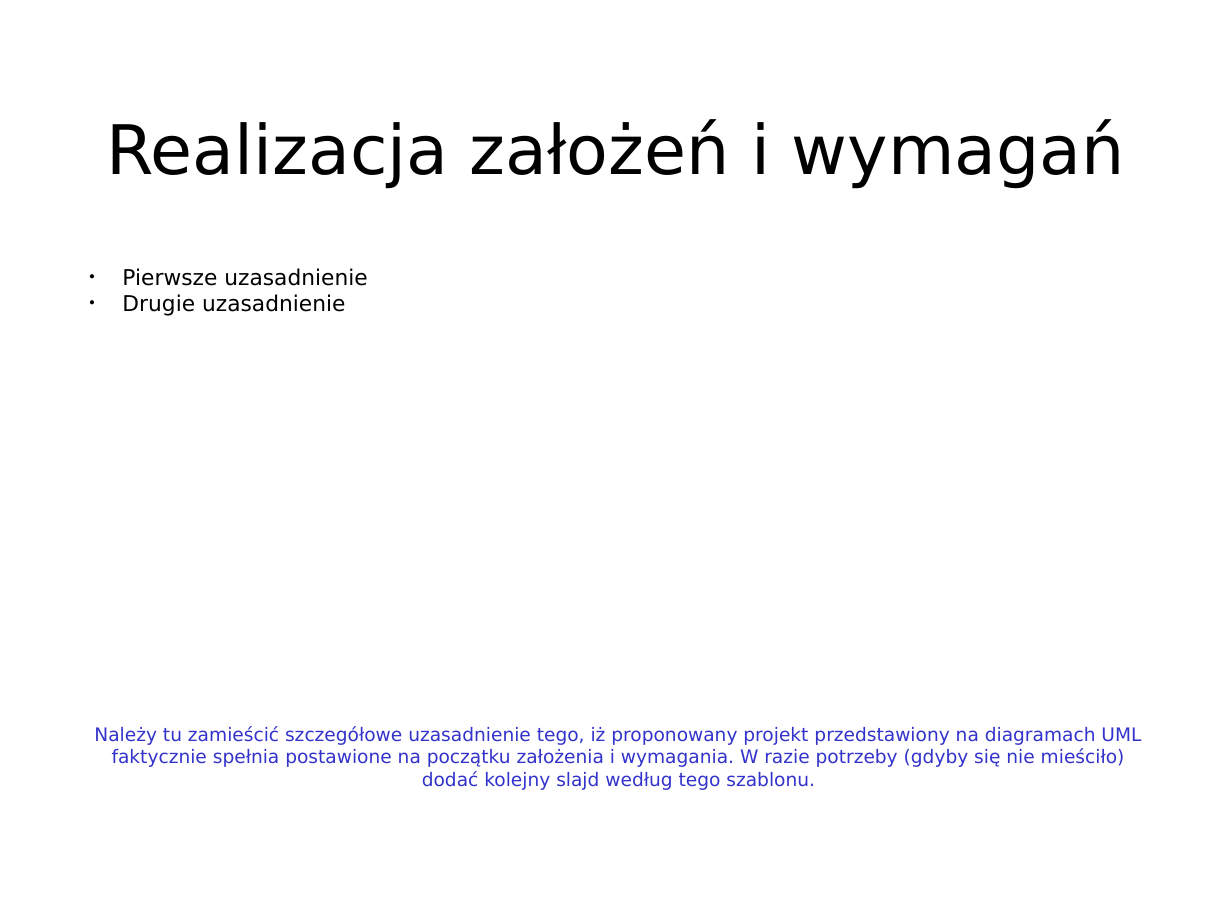
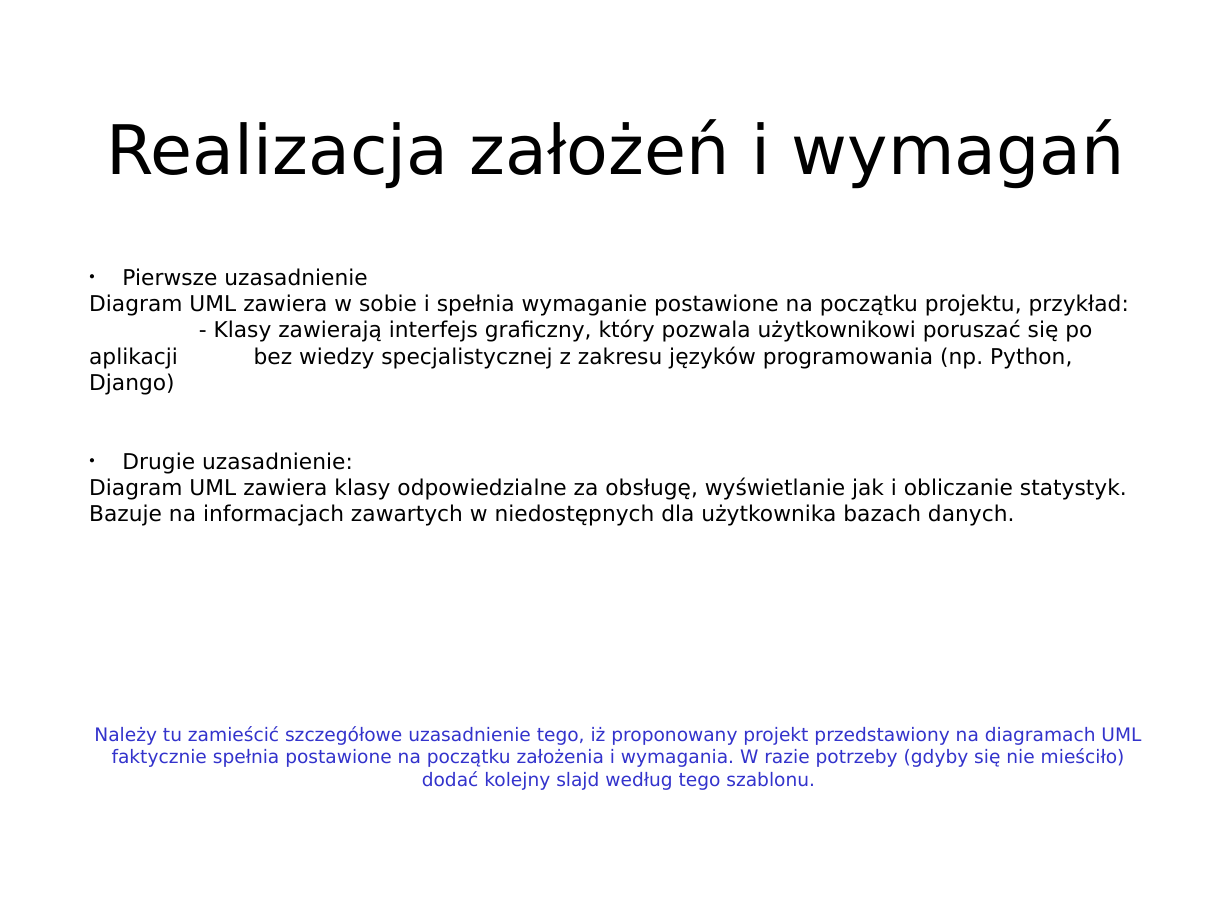
Before and after one commit to Informatyka-Stosowana-Chopy/Inzynieria-oprogramowania, a slide deck: slide 12 of front-end/front-end_prez.ppt (slide 13 before the commit). Drawn at 1232x924 pixels with LibreOffice and Linux fonts; fonts in the diff are those of the drawing. Boxes give left, top, right and bottom in pixels: in the first picture for what was removed or moved away, otherwise in the second. Text is boxed around its words. In the diff, an @@ line names an element or a change of style, - is before the commit and + after.

```diff
--- a/front-end/front-end_prez.ppt
+++ b/front-end/front-end_prez.ppt
@@ text added at (89,268,1129,526), 14 pt, text #000000 @@
+● Pierwsze uzasadnienie
+Diagram UML zawiera w sobie i spełnia wymaganie postawione na początku projektu, przykład:
+- Klasy zawierają interfejs graficzny, który pozwala użytkownikowi poruszać się po aplikacji bez wiedzy specjalistycznej z zakresu języków programowania (np. Python, Django)
+● Drugie uzasadnienie:
+Diagram UML zawiera klasy odpowiedzialne za obsługę, wyświetlanie jak i obliczanie statystyk. Bazuje na informacjach zawartych w niedostępnych dla użytkownika bazach danych.
@@ text removed at (122,268,367,316) @@
-● Pierwsze uzasadnienie
-● Drugie uzasadnienie
```
Also in this commit, not shown: 6 other slides changed, 4 slides added, 5 slides removed.
